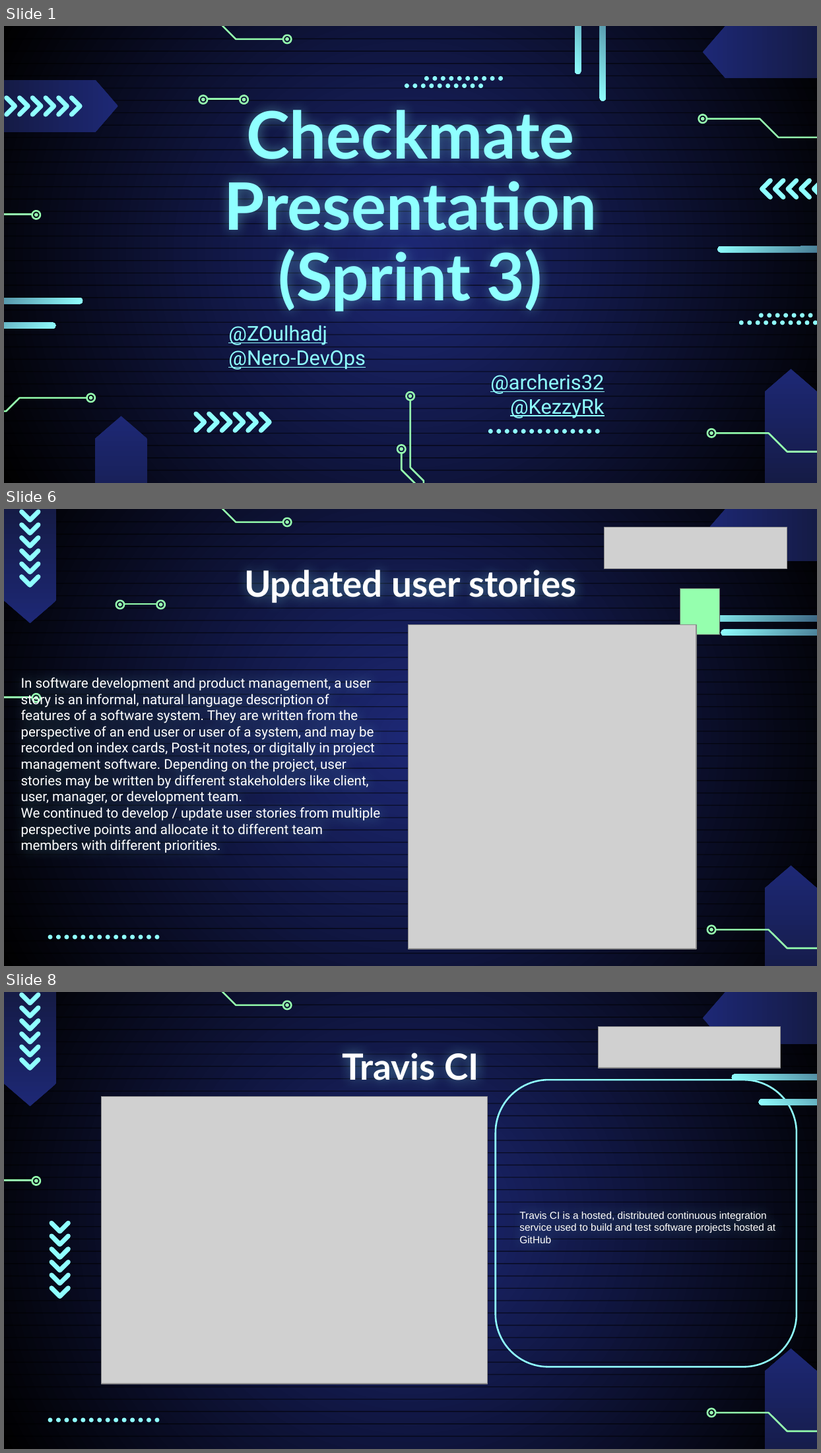
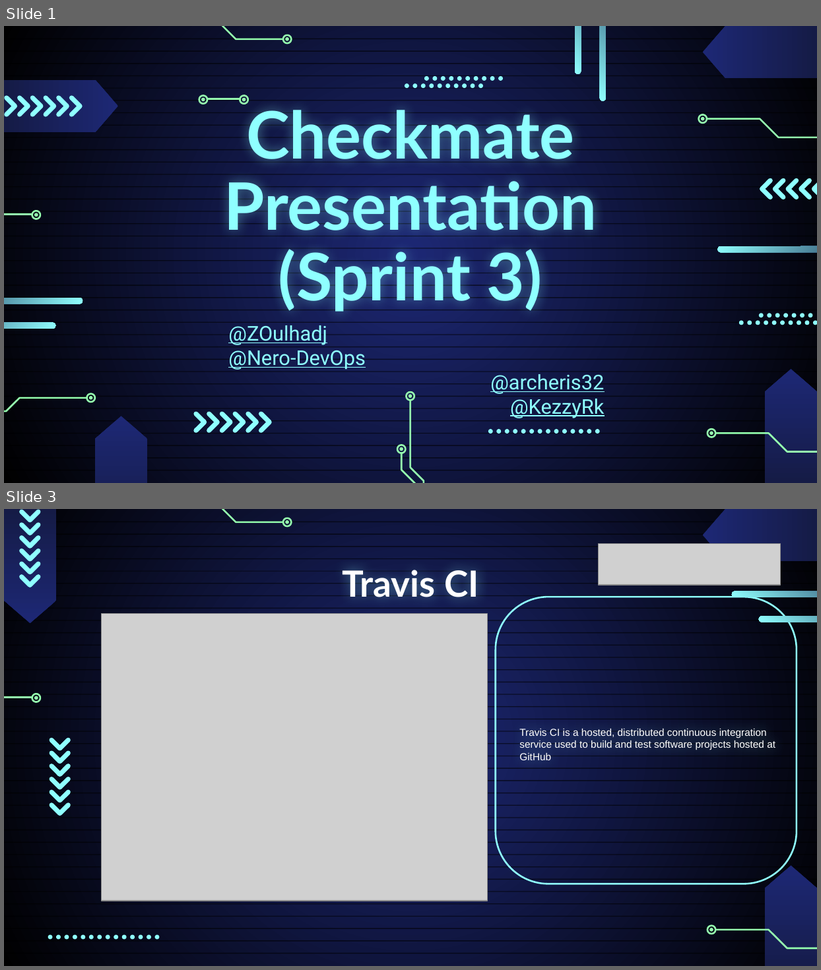
Before and after one commit to checkmate-group/coursework, a slide deck: documents/presentations/sprint_3_presentation.pptx. Shown one above the other, each under a label of ours: slides 1, 6 and 8 before the commit, slides 1 and 3 after it; the slides between them are not shown. The pictures are 821x1453 and 821x970 pixels, drawn with LibreOffice and Linux fonts; fonts in the diff are those of the drawing; grey boxes stand for pictures. Boxes give left, top, right and bottom in pixels: in the first picture for what was removed or moved away, otherwise in the second. Text is boxed around its words. In the diff, an @@ line names an element or a change of style, - is before the commit and + after.

```diff
--- a/documents/presentations/sprint_3_presentation.pptx
+++ b/documents/presentations/sprint_3_presentation.pptx
@@ slide 6 removed at [4, 509, 817, 966], background gradient #1D2875 to #000000; not listed: 68 template elements that a slide beside it also shows @@
@@ picture removed at [604, 527, 787, 569] @@
@@ title removed at [244, 570, 576, 603] @@
-Updated user stories
@@ group removed at [116, 600, 165, 609]: 5 freeform shapes @@
@@ rectangle removed at [680, 589, 719, 635] @@
@@ picture removed at [408, 625, 697, 950] @@
@@ rounded rectangle removed at [698, 615, 817, 621] @@
@@ rounded rectangle removed at [721, 629, 817, 635] @@
@@ text removed at [21, 677, 380, 853] @@
-In software development and product management, a user story is an informal, natural language description of features of a software system. They are written from the perspective of an end user or user of a system, and may be recorded on index cards, Post-it notes, or digitally in project management software. Depending on the project, user stories may be written by different stakeholders like client, user, manager, or development team.
-We continued to develop / update user stories from multiple perspective points and allocate it to different team members with different priorities.
@@ what was slide 8 is now slide 3 @@
```
Also in this commit, not shown: 1 slide changed, 6 slides added, 9 other slides removed.
